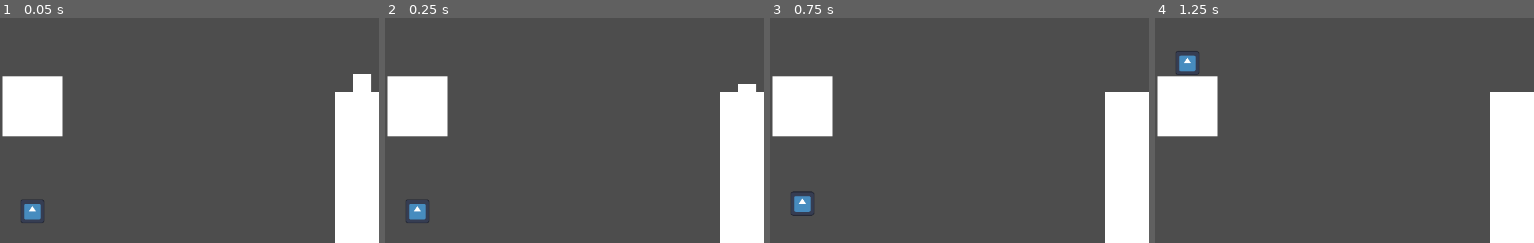
Above: before the commit, frames 1-4 (left to right).
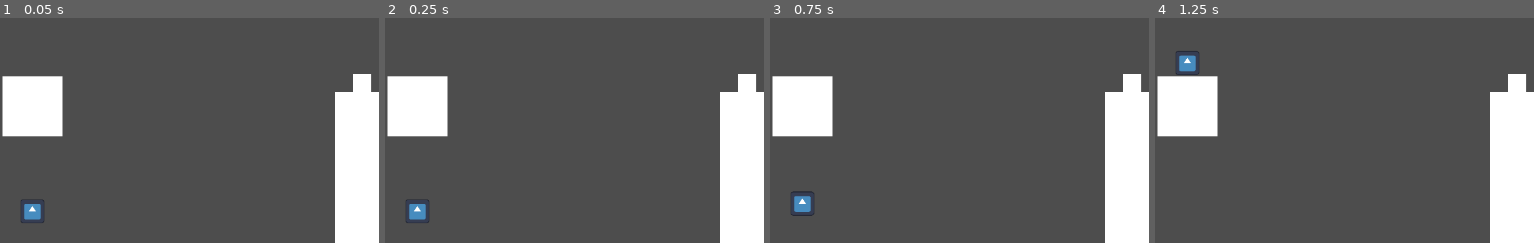
Above: after the commit, the same moments.

Repository: NotFrogga/LightIsDangerous
Game: Godot game, scene res://scenes/levels/level.tscn
The game is run twice, just before and just after one commit, with the same random seed, the same clock (stepped at 60 frames per second) and the same inputs. This scene is started directly instead of the project's main scene. The engine's default icon, where the game draws it, is replaced by a stand-in: a white triangle on a blue panel in a dark square.
Inputs:
- Up to frame 1 (0.05 s): no input
- Up to frame 2 (0.25 s): no input
- Up to frame 3 (0.75 s): hold Up (ui_up) from 0.53 s (still down); hold Space (Grab) from 0.53 s (still down)
- Up to frame 4 (1.25 s): keep holding Up (ui_up); keep holding Space (Grab)
The pictures show only the part of the screen within x 1-51%, y 30-80%; the shares and areas given below are measured in that part.

Frame 1 is identical in both runs. In frame 2, 0.2% of the frame differs, in the area x 93-98%, y 24-30%; in frame 3, 0.4%, in the area x 93-98%, y 24-33%; in frame 4, 0.4%.

Commit message:
AttractionLight

Diff:
--- /dev/null
+++ b/scenes/hazards/gravity_light.gd
@@ -0,0 +1,24 @@
+extends Area2D
+class_name Light
+
+@export var attraction_speed = 500
+var start_attraction : bool = false
+
+func _process(delta: float) -> void:
+	if start_attraction:
+		for body in get_overlapping_bodies():
+			if body.has_method("light_attract"):
+				body.light_attract(global_position, attraction_speed)
+
+func _on_body_exited(body: Node2D) -> void:
+	if body.has_method("light_attract"):
+		body.light_attract(global_position, 0)
+		start_attraction = false
+
+
+func _on_body_entered(body: Node2D) -> void:
+	$CooldownBeforeAttraction.start()
+
+
+func _on_cooldown_before_attraction_timeout() -> void:
+	start_attraction = true
--- /dev/null
+++ b/scenes/hazards/gravity_light.tscn
@@ -0,0 +1,27 @@
+[gd_scene load_steps=4 format=3 uid="uid://caphgh3ghhvuc"]
+
+[ext_resource type="Script" uid="uid://c12g8h0s1aqmx" path="res://scenes/hazards/gravity_light.gd" id="1_daews"]
+[ext_resource type="Texture2D" uid="uid://ctw3dvmladm78" path="res://assets/circle.png" id="1_mrtv2"]
+
+[sub_resource type="CircleShape2D" id="CircleShape2D_mrtv2"]
+radius = 243.074
+
+[node name="GravityLight" type="Area2D"]
+collision_layer = 8
+script = ExtResource("1_daews")
+
+[node name="Sprite2D" type="Sprite2D" parent="."]
+modulate = Color(1, 1, 0.639216, 0.498039)
+texture_filter = 1
+scale = Vector2(30, 30)
+texture = ExtResource("1_mrtv2")
+
+[node name="CollisionShape2D" type="CollisionShape2D" parent="."]
+shape = SubResource("CircleShape2D_mrtv2")
+debug_color = Color(0.728605, 0.23715, 1, 0.42)
+
+[node name="CooldownBeforeAttraction" type="Timer" parent="."]
+one_shot = true
+
+[connection signal="body_entered" from="." to="." method="_on_body_entered"]
+[connection signal="timeout" from="CooldownBeforeAttraction" to="." method="_on_cooldown_before_attraction_timeout"]
--- a/scenes/object.tscn
+++ b/scenes/object.tscn
@@ -1,6 +1,6 @@
 [gd_scene load_steps=4 format=3 uid="uid://c2txvgm0owadh"]
 
-[ext_resource type="Texture2D" uid="uid://coit3ogekjxmm" path="res://assets/Sprite-0001.png" id="1_pkda2"]
+[ext_resource type="Texture2D" uid="uid://coit3ogekjxmm" path="res://assets/square.png" id="1_pkda2"]
 
 [sub_resource type="RectangleShape2D" id="RectangleShape2D_f2txt"]
 size = Vector2(52, 48)
@@ -10,6 +10,7 @@
 
 [node name="Object" type="RigidBody2D"]
 collision_layer = 4
+collision_mask = 5
 mass = 0.1
 
 [node name="Sprite2D" type="Sprite2D" parent="."]
--- a/scenes/player/moth.gd
+++ b/scenes/player/moth.gd
@@ -1,4 +1,5 @@
 extends RigidBody2D
+class_name Player
 
 @export var speed_curve : Curve
 @export var damping_curve : Curve
@@ -10,6 +11,8 @@
 #@onready var CAMERA_2D = $Camera2D
 @export var offset_curve : Curve
 var timer_input_camera_offset : float = 0
+
+var additional_velocity : Vector2 = Vector2.ZERO
 
 func get_input() -> Vector2:
 	return Input.get_vector("ui_left", "ui_right", "ui_up", "ui_down")
@@ -59,7 +62,7 @@
 	linear_damp = damping_curve.sample(timer_input_damping_pressed)
 
 func _integrate_forces(state: PhysicsDirectBodyState2D) -> void:
-	state.linear_velocity += get_input() * get_speed()
+	state.linear_velocity += (get_input() * get_speed()) + additional_velocity
 
 func offset_camera() -> void:
 	pass
@@ -73,5 +76,8 @@
 				object_attached_path = overlapping_areas[0].get_parent().get_path()
 		else:
 			object_attached_path = NodePath("")
+		$PinJoint2D.node_b = object_attached_path
 
-		$PinJoint2D.node_b = object_attached_path
+func light_attract(gravity_center : Vector2, pulling_force : float) :
+	additional_velocity = (gravity_center - global_position).normalized() * pulling_force / sqrt(global_position.distance_to(gravity_center))
+	print(additional_velocity)
Binary file added: assets/circle.png
Not shown, changed: assets/circle.png.import
Renamed: assets/Sprite-0001.png -> assets/square.png
Not shown, added: assets/square.png.import
Not shown, added: scenes/hazards/gravity_light.gd.uid
